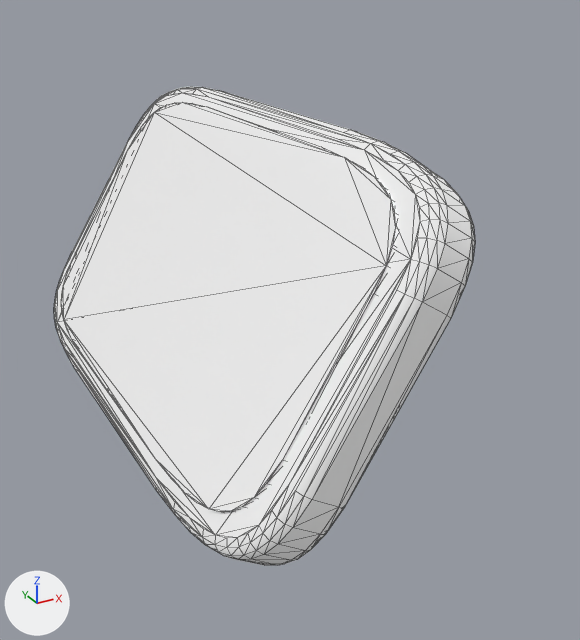
The glTF model Data/BikesV2/kits/varga_adventure__front2.glb as it was, and as the next commit left it.
The view is the same before and after, from a camera (50 mm lens) standing at (1.152, -0.26, 1.241) and looking at (1.284, -0.02, 1.121). Every picture has the same lights, and +X, +Y and +Z are marked at lower left. The older version comes first. Mesh edges are drawn as thin lines. Vertices at exactly the same position are counted once.

The first picture shows 'varga_adventure__front2'.
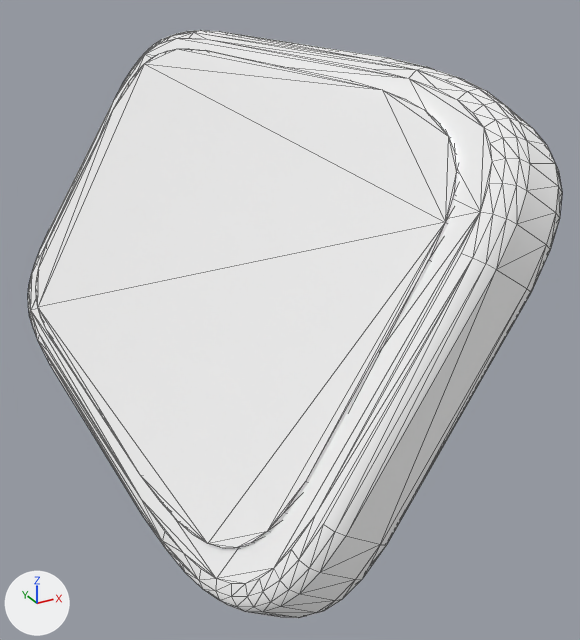
Pixel boxes [x1, y1, x2, y2] of what changed, in the pictures (580 x 640 px; the box of a moved part takes in the faces that stretch with it):
'varga_adventure__front2', reshaped (27% wider, 22% taller)
    before: [54, 86, 475, 566]
    after: [28, 30, 562, 618]
part 1 of me_mesh_0, moved or reshaped
    before: [54, 86, 475, 566]
    after: [28, 30, 562, 618]
part 2 of me_mesh_0, moved or reshaped
    before: [61, 102, 397, 513]
    after: [36, 48, 459, 549]

The change, as a diff of the scene's bpy script:
```diff
--- a/Data/BikesV2/kits/varga_adventure__front2.glb.py
+++ b/Data/BikesV2/kits/varga_adventure__front2.glb.py
@@ me_mesh_0 @@
 # used by ob_varga_adventure__front2; location = (0.0, 0.0, 0.0)
-me_mesh_0.from_pydata(...)  # 629 vertices, 1242 faces; spans x 1.218..1.302, y -0.112..0.112, z 1.051..1.195
+me_mesh_0.from_pydata(...)  # 629 vertices, 1242 faces; spans x 1.209..1.31, y -0.134..0.134, z 1.051..1.217
+# me_mesh_0 part 1: the loose piece of 348 vertices spanning x 1.218..1.302, y -0.112..0.112, z 1.078..1.195 is scaled about its middle by 1.2, then moved by (0.0, 0.0, 0.01)
+# me_mesh_0 part 2: the loose piece of 88 vertices spanning x 1.22..1.283, y -0.1..0.1, z 1.094..1.19 is scaled about its middle by 1.2, then moved by (-0.002, 0.0, 0.011)
 me_mesh_0.materials.append(mat_s076)
```
